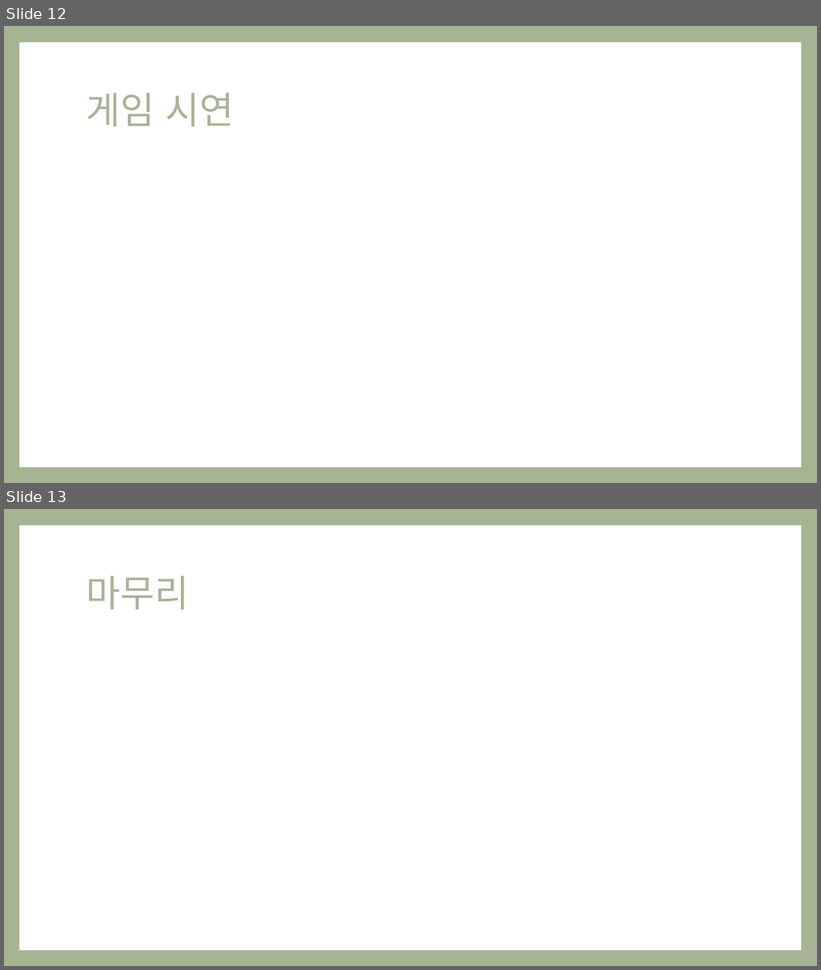
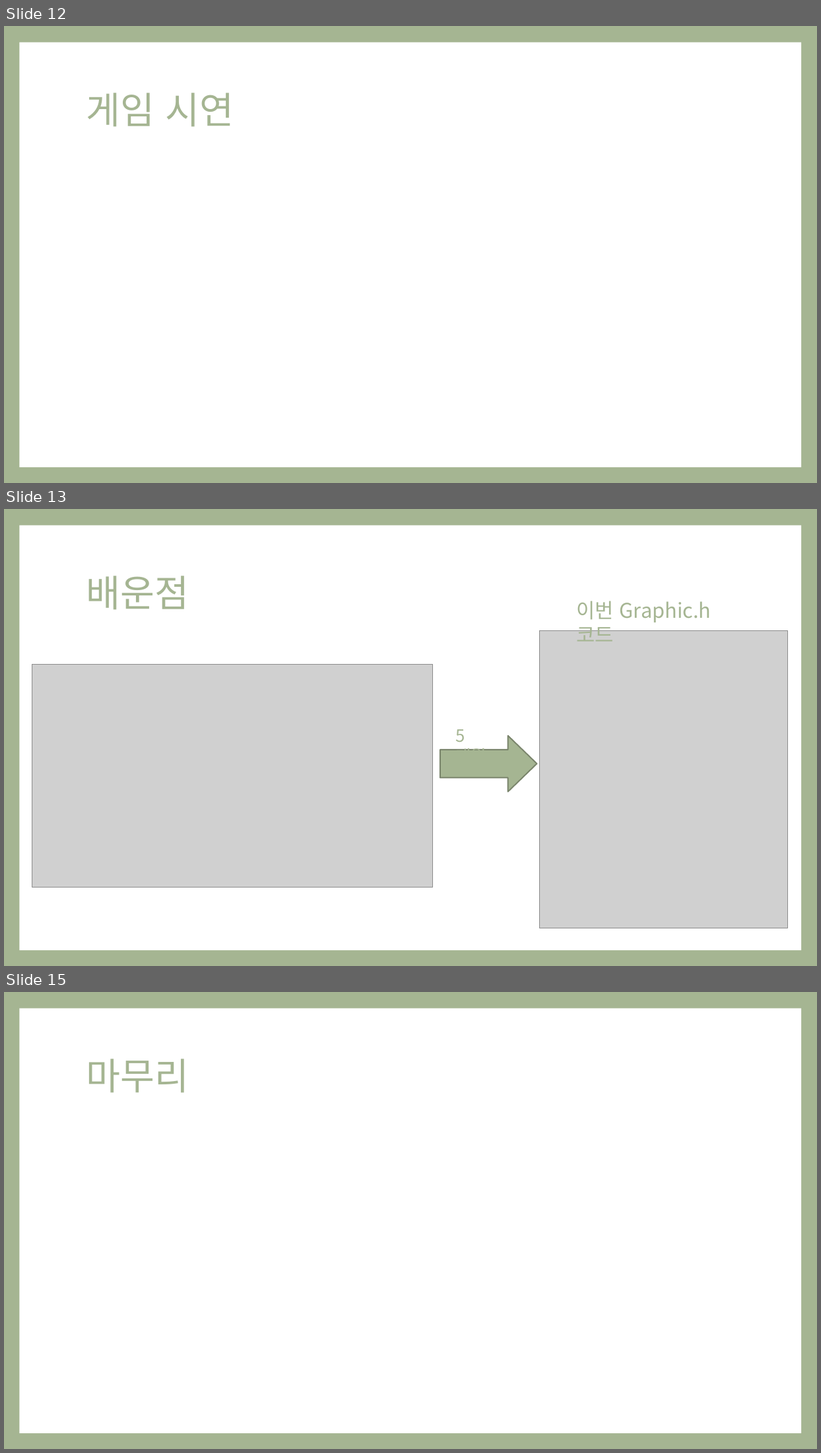
Before and after one commit to Ozzangeo/ConsoleEngine, a slide deck: 1410_오지훈_플밍_Project_발표자료.pptx. Shown one above the other, each under a label of ours: slides 12 and 13 before the commit, slides 12, 13 and 15 after it; the slides between them are not shown. The pictures are 821x970 and 821x1453 pixels, drawn with LibreOffice and Linux fonts; fonts in the diff are those of the drawing; grey boxes stand for pictures. Boxes give left, top, right and bottom in pixels: in the first picture for what was removed or moved away, otherwise in the second. Text is boxed around its words. In the diff, an @@ line names an element or a change of style, - is before the commit and + after.

```diff
--- a/1410_오지훈_플밍_Project_발표자료.pptx
+++ b/1410_오지훈_플밍_Project_발표자료.pptx
@@ slide 13 added at (4, 509, 817, 966), background #A5B592; not listed: 1 template element that a slide beside it also shows @@
@@ title added at (86, 576, 189, 610), 44 pt, text #A5B592 @@
+배운점
@@ text added at (576, 601, 712, 641), 24 pt, text #A5B592 @@
+이번 Graphic.h 코드
@@ picture added at (540, 630, 788, 929) @@
@@ picture added at (32, 665, 432, 888) @@
@@ text added at (450, 722, 500, 749), 20 pt, text #A5B592 @@
+5개월
@@ right arrow added at (440, 736, 537, 792), fill #A5B592, outline #7A866C 1.5 pt @@
@@ what was slide 13 is now slide 15 @@
```
Also in this commit, not shown: 1 slide changed, 1 other slide added, 24 other files.
